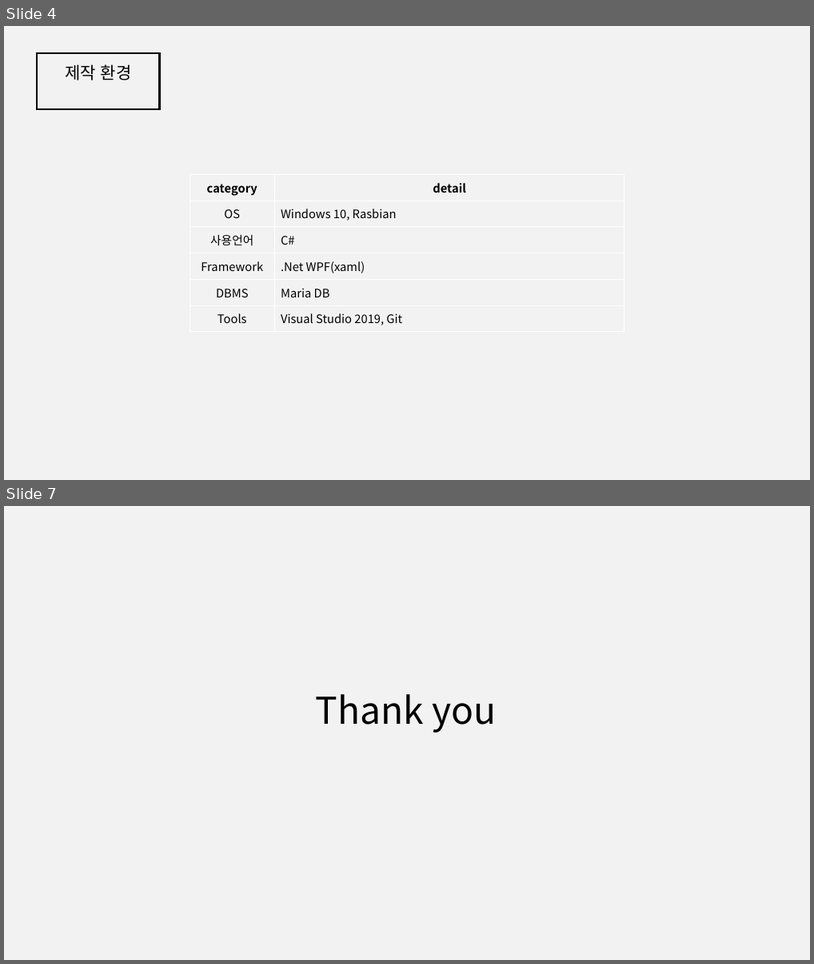
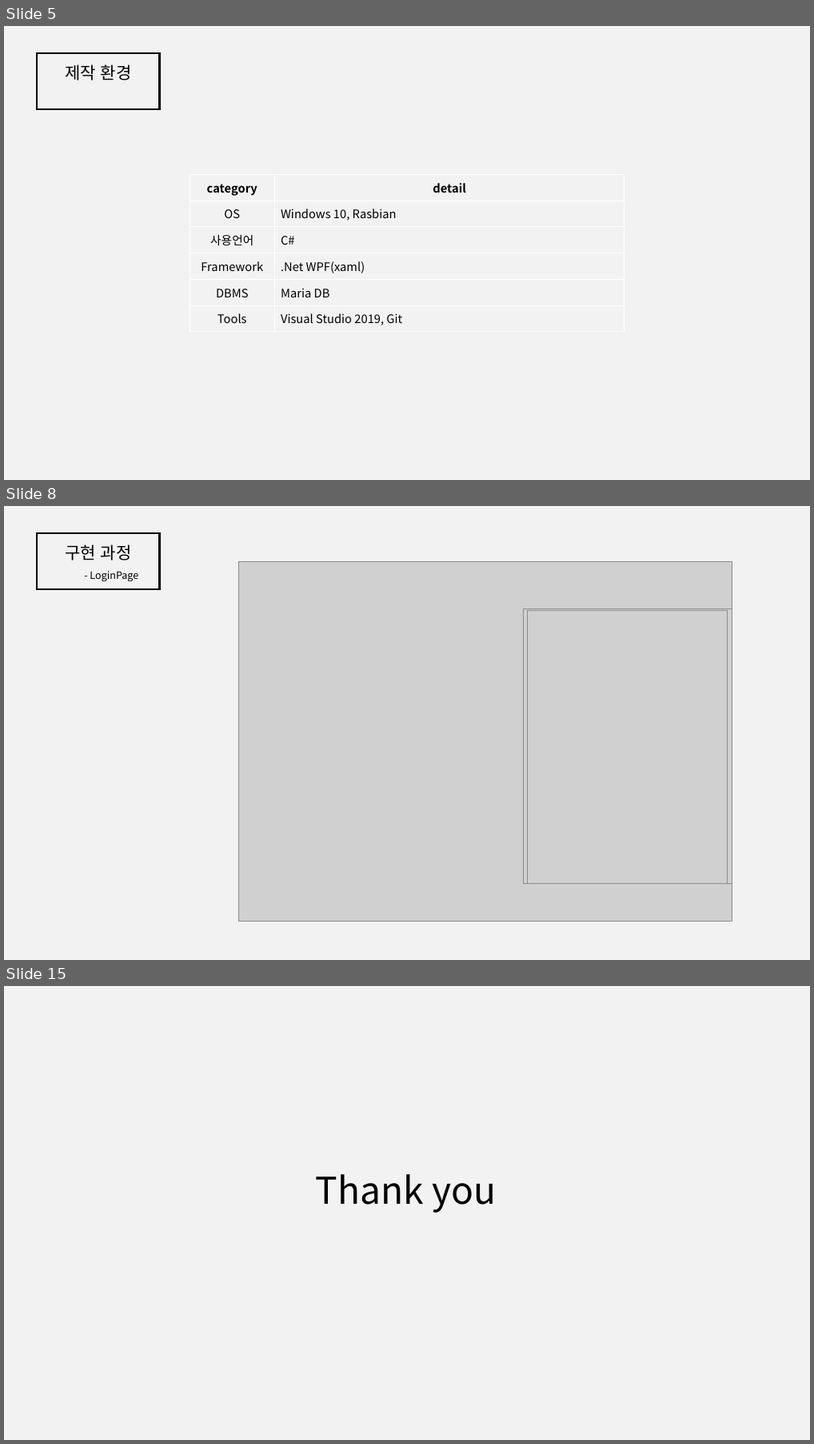
Before and after one commit to elien940318/capstone_POS_csharp, a slide deck: 21324104_2학기캡스톤.pptx. Shown one above the other, each under a label of ours: slides 4 and 7 before the commit, slides 5, 8 and 15 after it; the slides between them are not shown. The pictures are 814x964 and 814x1444 pixels, drawn with LibreOffice and Linux fonts; fonts in the diff are those of the drawing; grey boxes stand for pictures; background and template pictures are left out. Boxes give left, top, right and bottom in pixels: in the first picture for what was removed or moved away, otherwise in the second. Text is boxed around its words. In the diff, an @@ line names an element or a change of style, - is before the commit and + after.

```diff
--- a/21324104_2학기캡스톤.pptx
+++ b/21324104_2학기캡스톤.pptx
@@ slide 8 added at box(4, 506, 810, 960), background #F2F2F2 @@
@@ rectangle added at box(38, 533, 160, 589), outline #000000 2 pt @@
@@ text added at box(65, 544, 132, 560), 20 pt, text #000000 @@
+구현 과정
@@ text added at box(90, 571, 138, 581), 12 pt, text #000000 @@
+- LoginPage
@@ picture added at box(238, 561, 733, 921) @@
@@ picture added at box(523, 609, 732, 883) @@
@@ picture added at box(528, 610, 727, 883) @@
@@ what was slide 4 is now slide 5 @@
@@ what was slide 7 is now slide 15 @@
```
Also in this commit, not shown: 2 slides changed, 9 other slides added, 2 slides removed, 12 other files.
